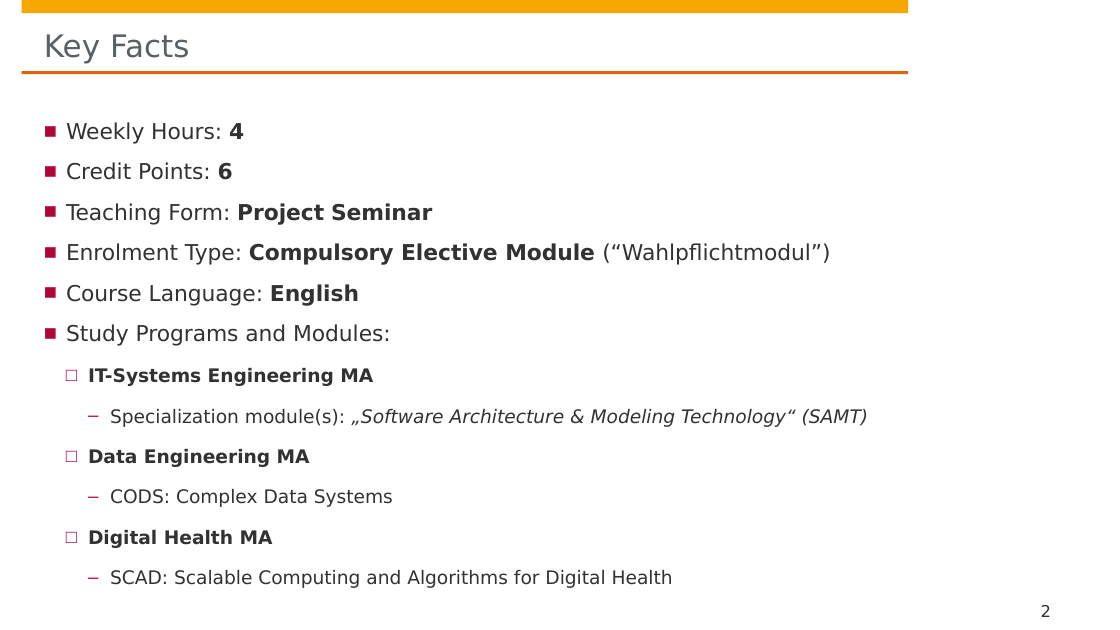
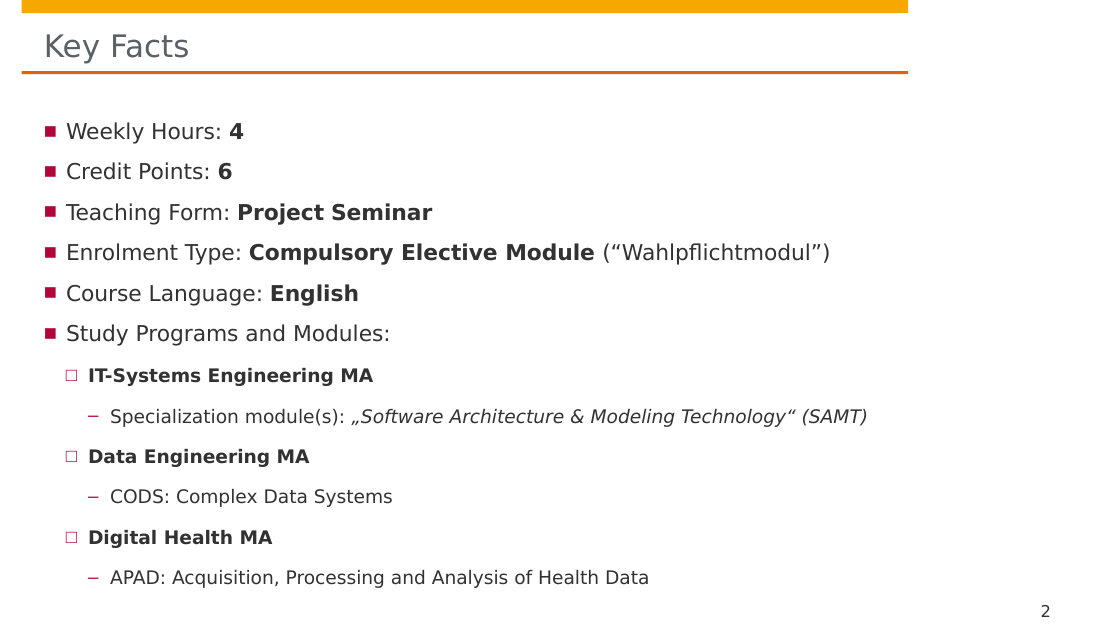
Before and after one commit to hpi-sam/Meta-Reinforcement-Learning-for-SAS, a slide deck: slide 2 of slides/1. Planning_Organization.pptx. Drawn at 1120x630 pixels with LibreOffice and Linux fonts; fonts in the diff are those of the drawing; background and template pictures are left out. Boxes give left, top, right and bottom in pixels: in the first picture for what was removed or moved away, otherwise in the second. Text is boxed around its words. In the diff, an @@ line names an element or a change of style, - is before the commit and + after.

```diff
--- a/slides/1. Planning_Organization.pptx
+++ b/slides/1. Planning_Organization.pptx
@@ text at box(110, 570, 649, 588): text changed @@
-    – SCAD: Scalable Computing and Algorithms for Digital Health
+    – APAD: Acquisition, Processing and Analysis of Health Data
```
